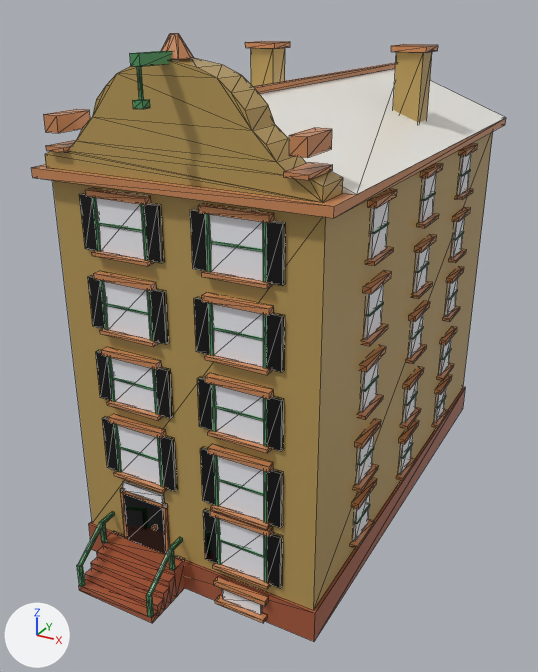
The glTF model assets/managed-models/buildings/house-1x2-5f-dutch-a/house-1x2-5f-dutch-a.glb, before and after one commit.
Before and after are seen from a camera (50 mm lens) standing at (1.223, -2.484, 1.89) and looking at (-0.067, -0.139, 0.717). The axes (+X, +Y, +Z) are drawn at lower left. The lights are the same throughout. The older version comes first. Mesh edges are drawn as thin lines. Vertices at exactly the same position are counted once.

The scene before the commit, as lines of its bpy script (objects in view):
```python
me_house_1x2_5f_dutch_a = bpy.data.meshes.new('house-1x2-5f-dutch-a')
me_house_1x2_5f_dutch_a.from_pydata(...)  # 2218 vertices, 3592 faces; spans x -0.5..0.5, y -1.0..1.0, z 0.0..1.83
me_house_1x2_5f_dutch_a.materials.append(mat_m_house_1x2_5f_dutch_a)
ob_house_1x2_5f_dutch_a = bpy.data.objects.new('house-1x2-5f-dutch-a', me_house_1x2_5f_dutch_a)
ob_house_1x2_5f_dutch_a.location = (0.0, 0.0, 0.0)
```
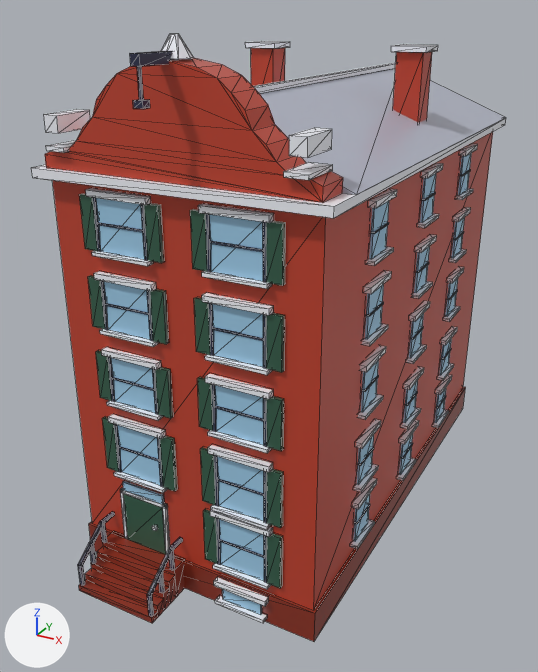
Changed parts and their boxes [x1, y1, x2, y2] in the pictures (538 x 672 px; the box of a moved part takes in the faces that stretch with it):
part 1 of me_house_1x2_5f_dutch_a, added
    after: [89, 542, 96, 564]
part 2 of me_house_1x2_5f_dutch_a, moved or reshaped
    before: [77, 512, 183, 617]
    after: [78, 512, 183, 617]
part 3 of me_house_1x2_5f_dutch_a, surface changed
    both: [32, 34, 506, 642]

The change, as a list of edits to the scene's bpy script:
```text
Change me_house_1x2_5f_dutch_a:
    used by ob_house_1x2_5f_dutch_a; location = (0.0, 0.0, 0.0)
    remove me_house_1x2_5f_dutch_a.from_pydata(...)  # 2218 vertices, 3592 faces; spans x -0.5..0.5, y -1.0..1.0, z 0.0..1.83
    add me_house_1x2_5f_dutch_a.from_pydata(...)  # 2234 vertices, 3616 faces; spans x -0.5..0.5, y -1.0..1.0, z 0.0..1.83
    me_house_1x2_5f_dutch_a part 1: a new loose piece, a box spanning x -0.356..-0.344, y -0.931..-0.919, z 0.072..0.164, in mat_m_house_1x2_5f_dutch_a
    me_house_1x2_5f_dutch_a part 2
    5 vertices are removed from x -0.36..-0.04, y -1.0..-0.99, z 0.02..0.11
    70 faces are deleted
    2 vertices move from x -0.06..-0.04, y -1.0, z 0.11 to x -0.06..-0.04, y -0.93, z 0.16
    8 vertices are added at x -0.06..-0.04, y -0.98..-0.92, z 0.02..0.16
    5 new vertices lie (0.0, 0.0, 0.1) away from vertices in x -0.36..-0.04, y -1.0..-0.99, z 0.02
    82 new faces join them
    me_house_1x2_5f_dutch_a part 3: 3522 kept faces spanning x -0.5..0.5, y -1.0..1.0, z 0.0..1.83 get new texture (UV) coordinates
```
